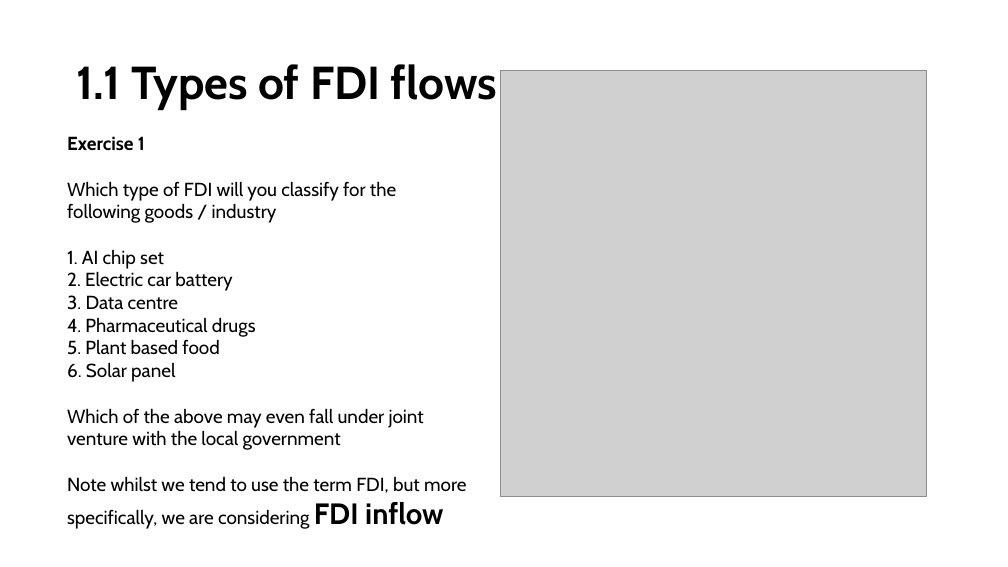
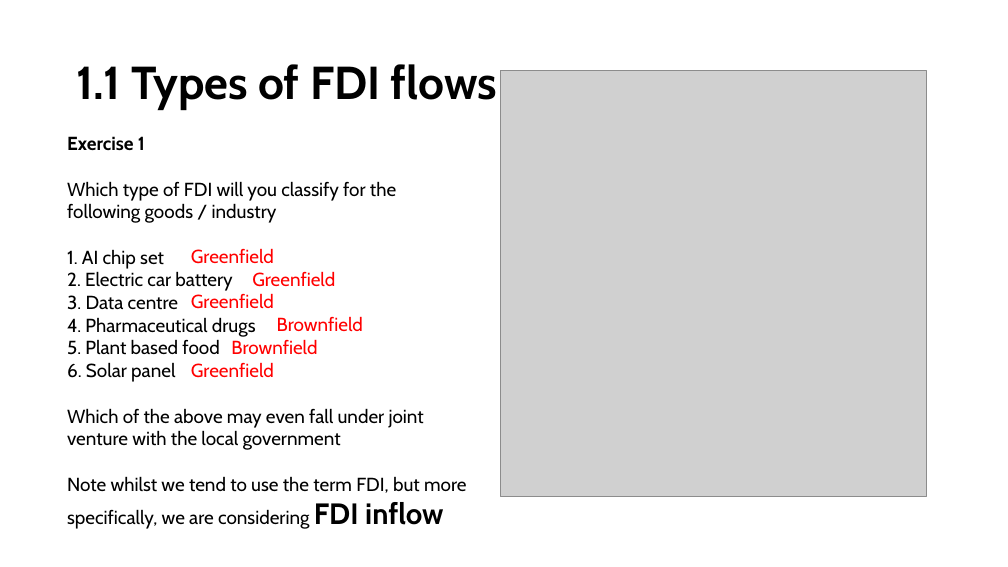
Before and after one commit to josephkohhh/SIM-UOW-Mods, a slide deck: slide 5 of ECON251/Lectures/L05/lecture 05 Foreign Direct Investment.pptx. Drawn at 1008x567 pixels with LibreOffice and Linux fonts; fonts in the diff are those of the drawing; grey boxes stand for pictures. Boxes give left, top, right and bottom in pixels: in the first picture for what was removed or moved away, otherwise in the second. Text is boxed around its words. In the diff, an @@ line names an element or a change of style, - is before the commit and + after.

```diff
--- a/ECON251/Lectures/L05/lecture 05 Foreign Direct Investment.pptx
+++ b/ECON251/Lectures/L05/lecture 05 Foreign Direct Investment.pptx
@@ text added at box(191, 248, 274, 264), 18 pt, text #FF0000 @@
+Greenfield
@@ text added at box(191, 293, 274, 309), 18 pt, text #FF0000 @@
+Greenfield
@@ text added at box(252, 271, 335, 287), 18 pt, text #FF0000 @@
+Greenfield
@@ text added at box(277, 316, 363, 332), 18 pt, text #FF0000 @@
+Brownfield
@@ text added at box(231, 339, 317, 354), 18 pt, text #FF0000 @@
+Brownfield
@@ text added at box(191, 362, 274, 378), 18 pt, text #FF0000 @@
+Greenfield
```
Also in this commit, not shown: 1 other file.
